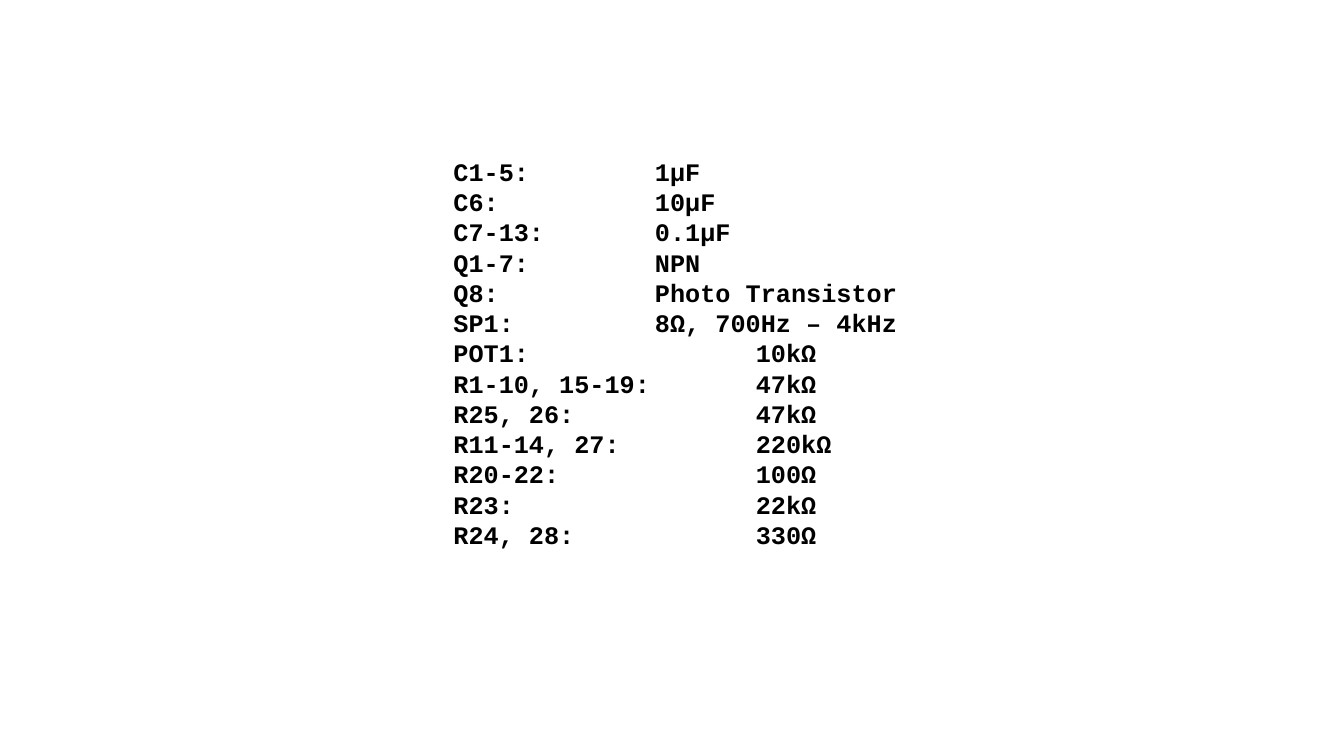
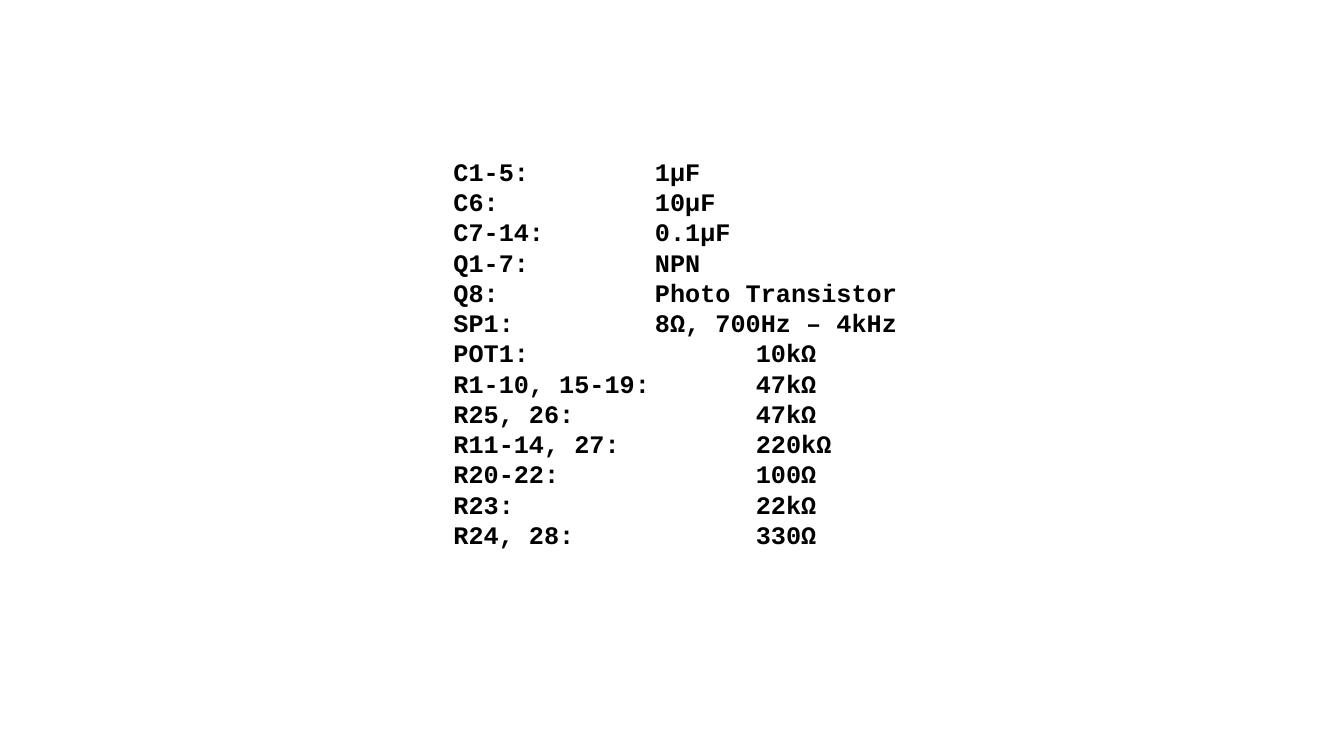
Before and after one commit to vilhelmen/accessory_board, a slide deck: slide 2 of images.pptx. Drawn at 1344x756 pixels with LibreOffice and Linux fonts; fonts in the diff are those of the drawing. Boxes give left, top, right and bottom in pixels: in the first picture for what was removed or moved away, otherwise in the second. Text is boxed around its words. In the diff, an @@ line names an element or a change of style, - is before the commit and + after.

```diff
--- a/images.pptx
+++ b/images.pptx
@@ text at [453, 224, 731, 246]: text changed @@
-C7-13: 0.1µF
+C7-14: 0.1µF
```
Also in this commit, not shown: 2 other files.
